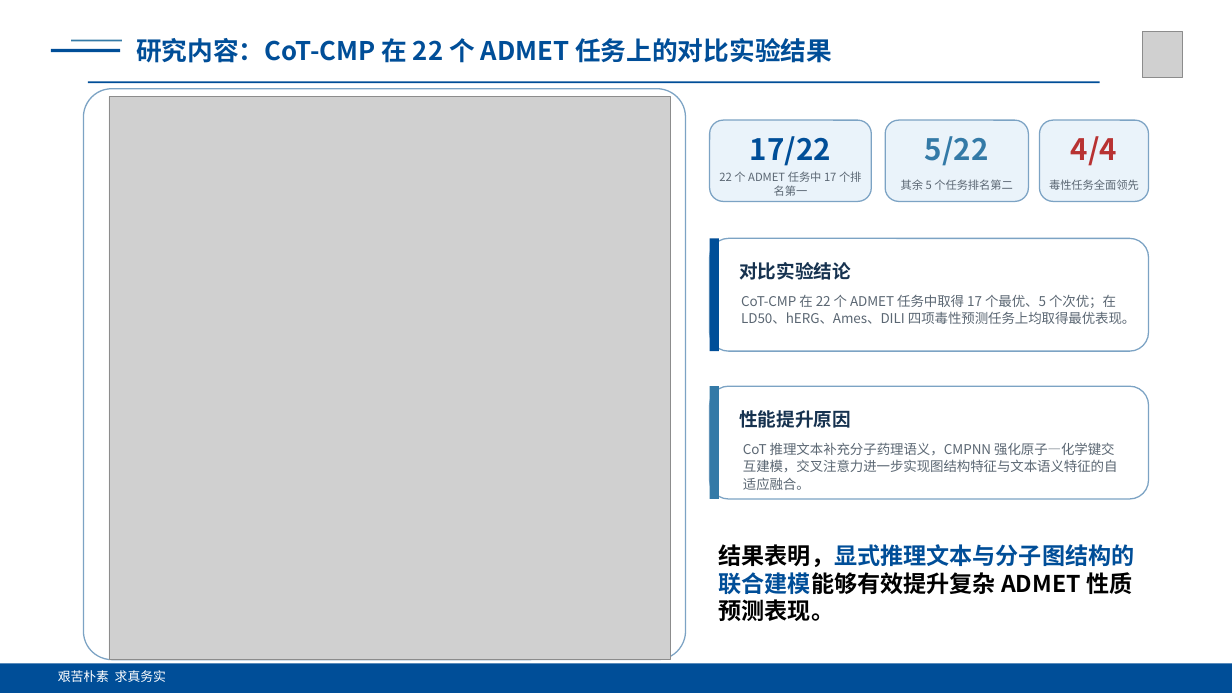
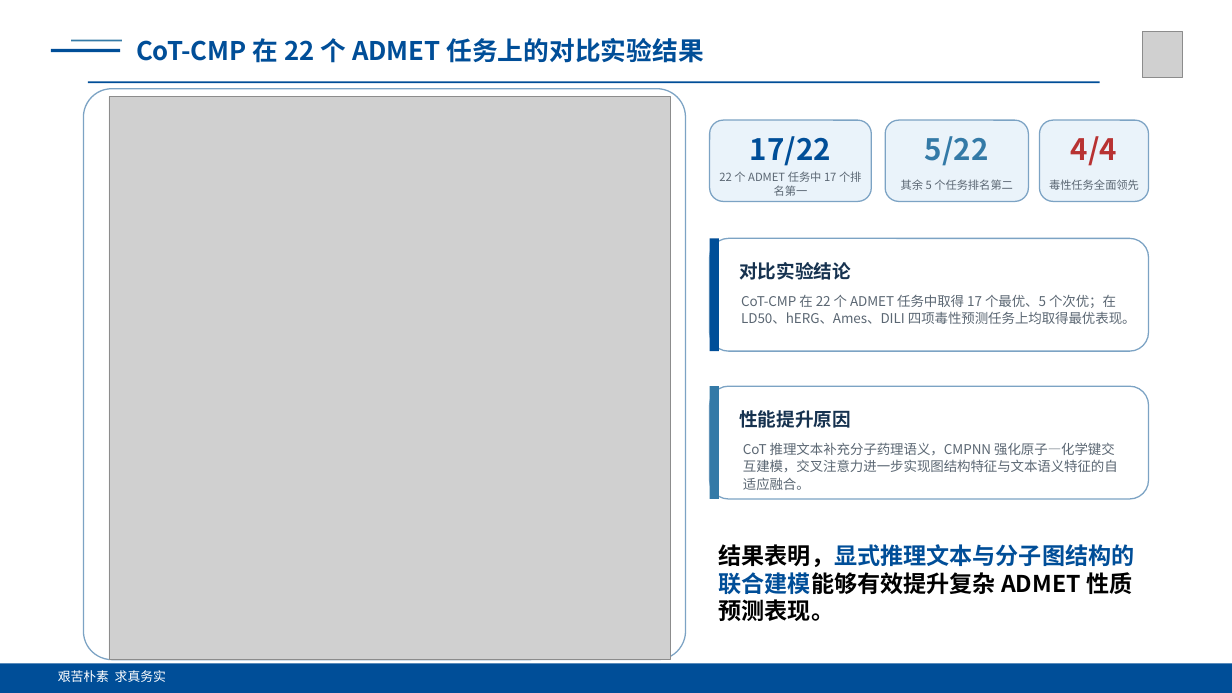
Before and after one commit to fanshuaiyao/BYFinall, a slide deck: slide 14 of 答辩/ppt/基于多模态学习的药物分子性质预测研究_答辩PPT.pptx (slide 12 before the commit). Drawn at 1232x693 pixels with LibreOffice and Linux fonts; fonts in the diff are those of the drawing; grey boxes stand for pictures. Boxes give left, top, right and bottom in pixels: in the first picture for what was removed or moved away, otherwise in the second. Text is boxed around its words. In the diff, an @@ line names an element or a change of style, - is before the commit and + after.

```diff
--- a/答辩/ppt/基于多模态学习的药物分子性质预测研究_答辩PPT.pptx
+++ b/答辩/ppt/基于多模态学习的药物分子性质预测研究_答辩PPT.pptx
@@ text at [136, 38, 704, 63]: text changed @@
-研究内容：CoT-CMP 在 22 个 ADMET 任务上的对比实验结果
+CoT-CMP 在 22 个 ADMET 任务上的对比实验结果
```
Also in this commit, not shown: 11 other slides changed, 10 slides added, 2 slides removed, 28 other files.
